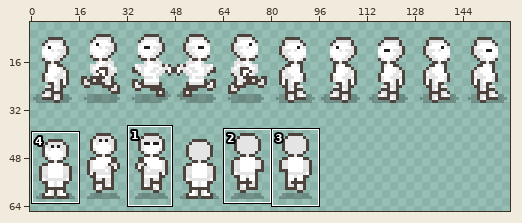
Sprite sheet -- Assets/Sprites/Player/playerspritesheet.png. Above: a wide view before the commit, with the close-up outlined.
Close-up. First the earlier version:
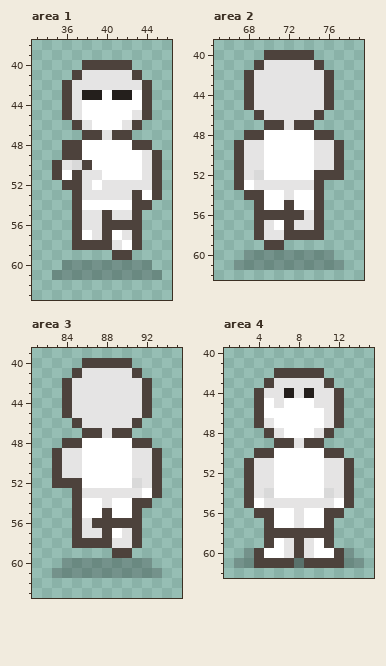
The file is 160x160 pixels. Shown: area 1: x 33..46, y 38..63; area 2: x 65..79, y 39..62; area 3: x 81..95, y 39..63; area 4: x 1..15, y 40..62. The wide view leaves out empty margins. The commit also changed other parts of the picture, which this record leaves out.
The result:
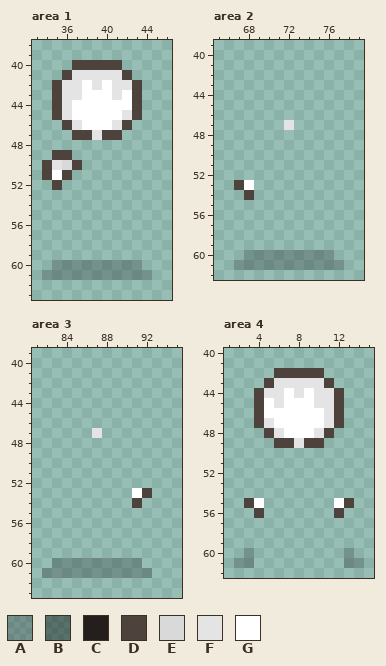
Palette (. is transparent): A #0404043c  B #0404046a  C #241f1c  D #4d423c  E #d9d9d9  F #e5e4e4  G #ffffff
Edits made:
Changed rows in their new state; - is an unchanged pixel.
Area 1:
first column x 34:
40 ---D----.---
41 --DF----D.--
42 -DF-G-G--D.-
43 -DF-GG-FGD.-
44 -DFG-----D.-
45 -DFG----FD.-
46 --DFG--FD.--
47 ---D-FD-.---
48 --.........-
49 -D-.........
50 DFED........
51 DGD.........
52 -D..........
53 ---.........
54 ---........-
55 ---.......--
56 ---.......--
57 ---.......--
58 ---.......--
59 -------..---
60 -A--------.-
61 A----------.
Area 2:
first column x 67:
40 ---.....---
41 --.......--
42 -.........-
43 -.........-
44 -.........-
45 -.........-
46 --.......--
47 ---..-..---
48 -.........-
49 ...........
50 ...........
51 ...........
52 ...........
53 --.......--
54 --.......--
55 --.......--
56 --.......--
57 --.......--
58 --.......--
59 ---..------
Area 3:
first column x 82:
40 ----.....---
41 ---.......--
42 --.........-
43 --.........-
44 --.........-
45 --.........-
46 ---.......--
47 ----.F...---
48 --.........-
49 -...........
50 -...........
51 -...........
52 -...........
53 ---......GD.
54 ---......-.-
55 ---.......--
56 ---.......--
57 ---.......--
58 ---.......--
59 -------..---
60 -A--------.-
61 A----------.
Area 4:
first column x 7:
44 G-G
first column x 3:
50 -.........-
51 ...........
52 ...........
53 ...........
54 ...........
55 --.......--
56 --.......--
57 --.......--
58 --.......--
59 --.......--
60 -.........-
61 -.........-
